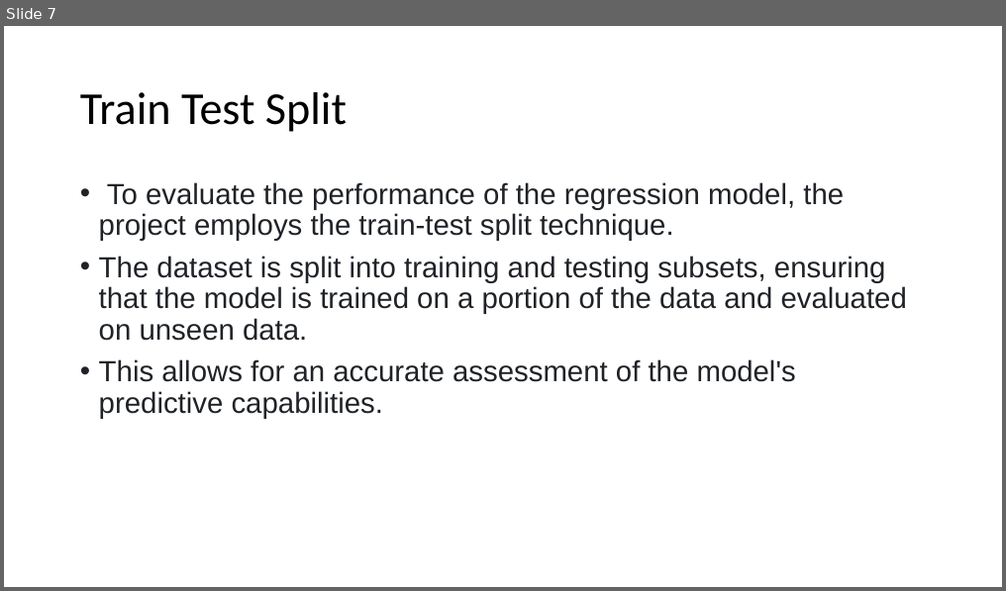
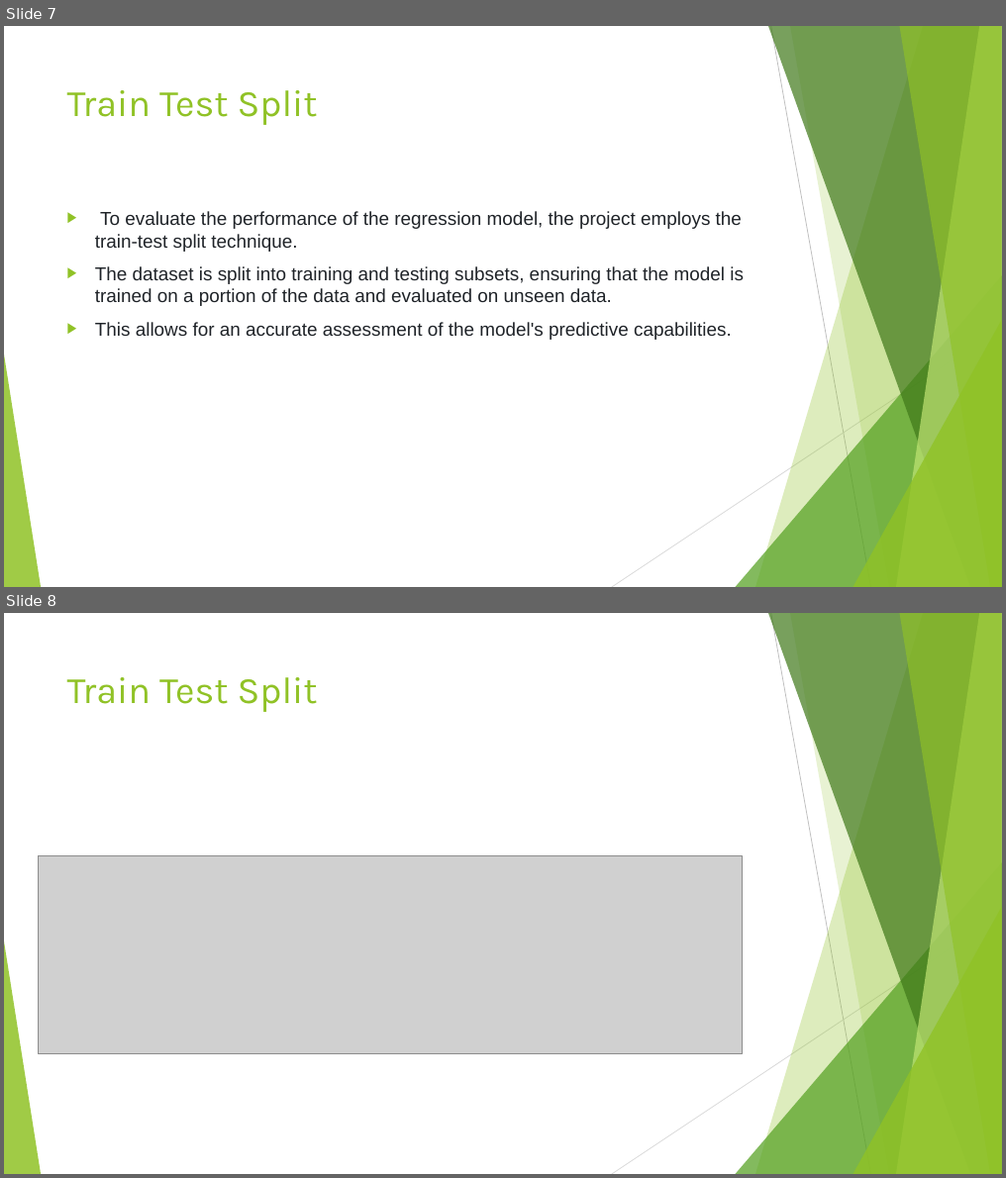
Before and after one commit to venkat123reddy/House_Price_Prediction, a slide deck: House_Price_Prediction.pptx. Shown one above the other, each under a label of ours: slide 7 before the commit, slides 7 and 8 after it. The pictures are 1006x591 and 1006x1178 pixels, drawn with LibreOffice and Linux fonts; fonts in the diff are those of the drawing; grey boxes stand for pictures. Boxes give left, top, right and bottom in pixels: in the first picture for what was removed or moved away, otherwise in the second. Text is boxed around its words. In the diff, an @@ line names an element or a change of style, - is before the commit and + after.

```diff
--- a/House_Price_Prediction.pptx
+++ b/House_Price_Prediction.pptx
@@ slide 8 added at (4,613,1002,1174), background #FFFFFF; not listed: 10 template elements that a slide beside it also shows @@
@@ title added at (67,677,318,712), 36 pt, text #90C226 @@
+Train Test Split
@@ picture added at (38,857,742,1055) @@
@@ slide 7 changed as well @@
@@ title "Train Test Split": place and size @@
-title "Train Test Split" at (80,92,347,132)
+title "Train Test Split" at (67,90,318,125)
@@ title "Train Test Split" at (67,90,318,125): size 44 to 36 pt, font Calibri to Karla, text colour #000000 to #90C226; line spacing 0.9 to 1; vertical alignment middle to top @@
@@ text "To evaluate the performance of ...": place and size @@
-text "To evaluate the performance of ..." at (99,182,907,419)
+text "To evaluate the performance of ..." at (95,211,744,340)
@@ text "To evaluate the performance of ..." at (95,211,744,340): size 28 to 18 pt; bullet • to ▶; line spacing 0.9 to 1 @@
@@ group added at (4,26,1002,587): 5 freeform shapes, 3 triangles, 2 lines @@
```
Also in this commit, not shown: 8 other slides changed, 4 other slides added, 3 slides removed.
